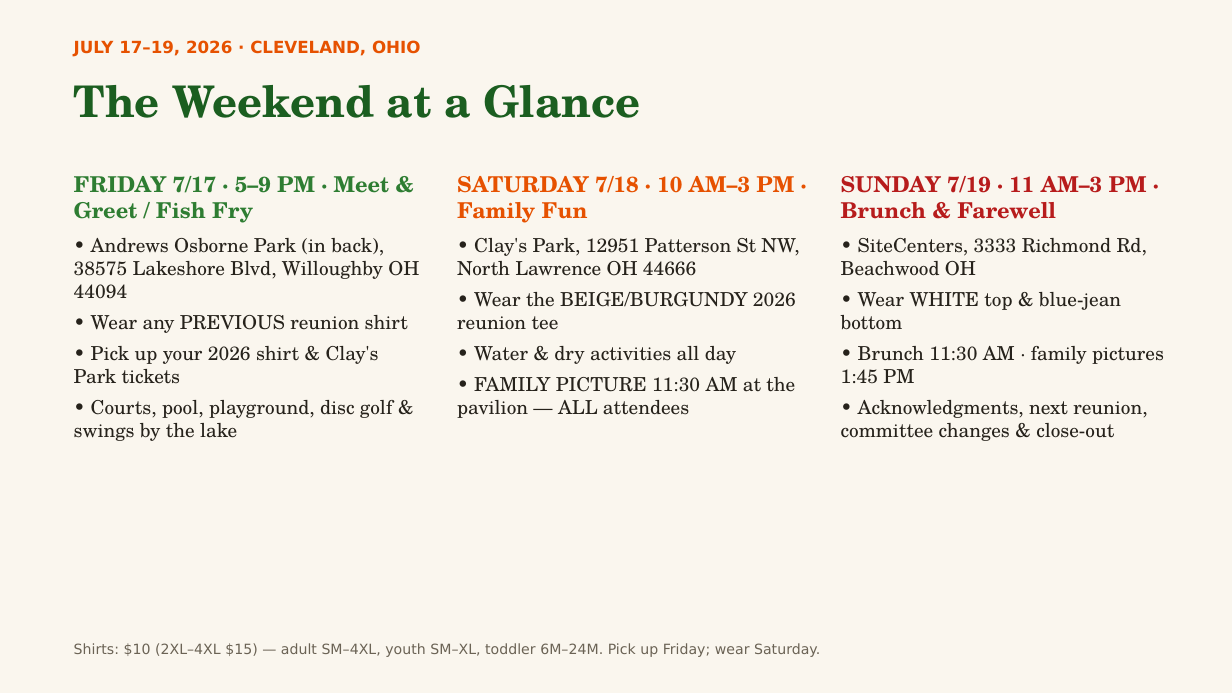
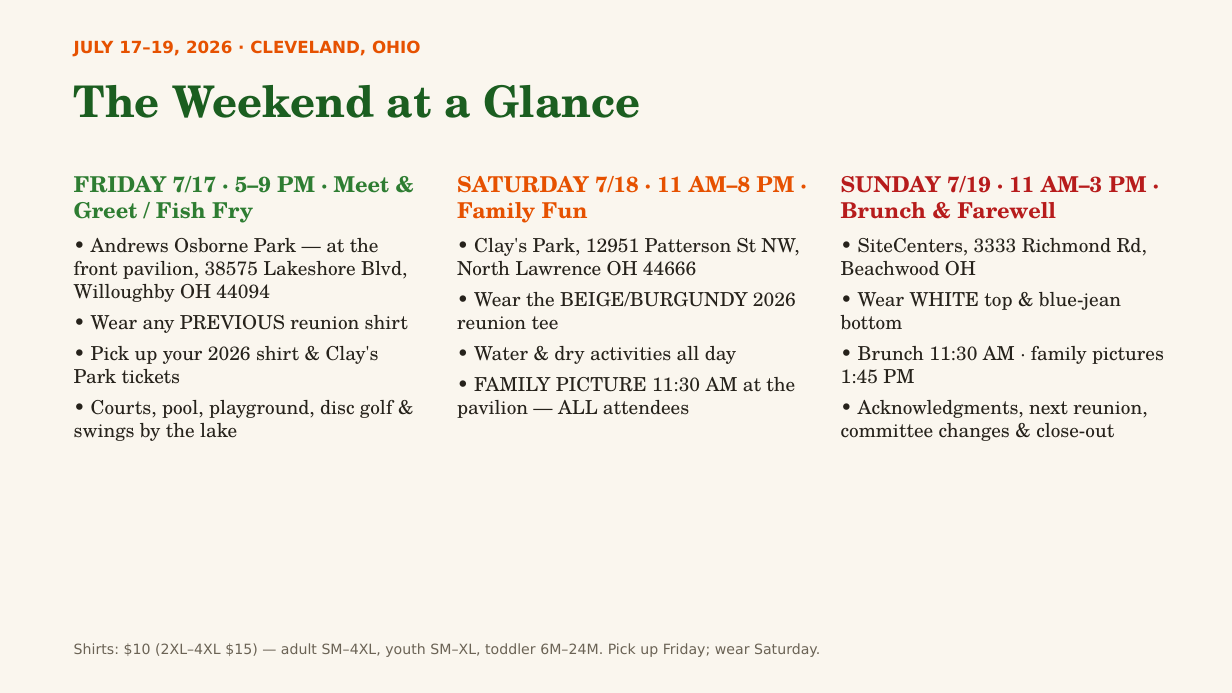
Before and after one commit to MEG-agt25/Family-Reunion, a slide deck: slide 3 of presentation/Harris-Nelson-Reunion-2026.pptx. Drawn at 1232x693 pixels with LibreOffice and Linux fonts; fonts in the diff are those of the drawing. Boxes give left, top, right and bottom in pixels: in the first picture for what was removed or moved away, otherwise in the second. Text is boxed around its words. In the diff, an @@ line names an element or a change of style, - is before the commit and + after.

```diff
--- a/presentation/Harris-Nelson-Reunion-2026.pptx
+++ b/presentation/Harris-Nelson-Reunion-2026.pptx
@@ text at <box>457,176,794,223</box>: text changed @@
-SATURDAY 7/18 · 10 AM–3 PM · Family Fun
+SATURDAY 7/18 · 11 AM–8 PM · Family Fun
@@ text at <box>74,238,407,302</box>: text changed @@
-• Andrews Osborne Park (in back), 38575 Lakeshore Blvd, Willoughby OH 44094
+• Andrews Osborne Park — at the front pavilion, 38575 Lakeshore Blvd, Willoughby OH 44094
```
Also in this commit, not shown: 6 other files.
